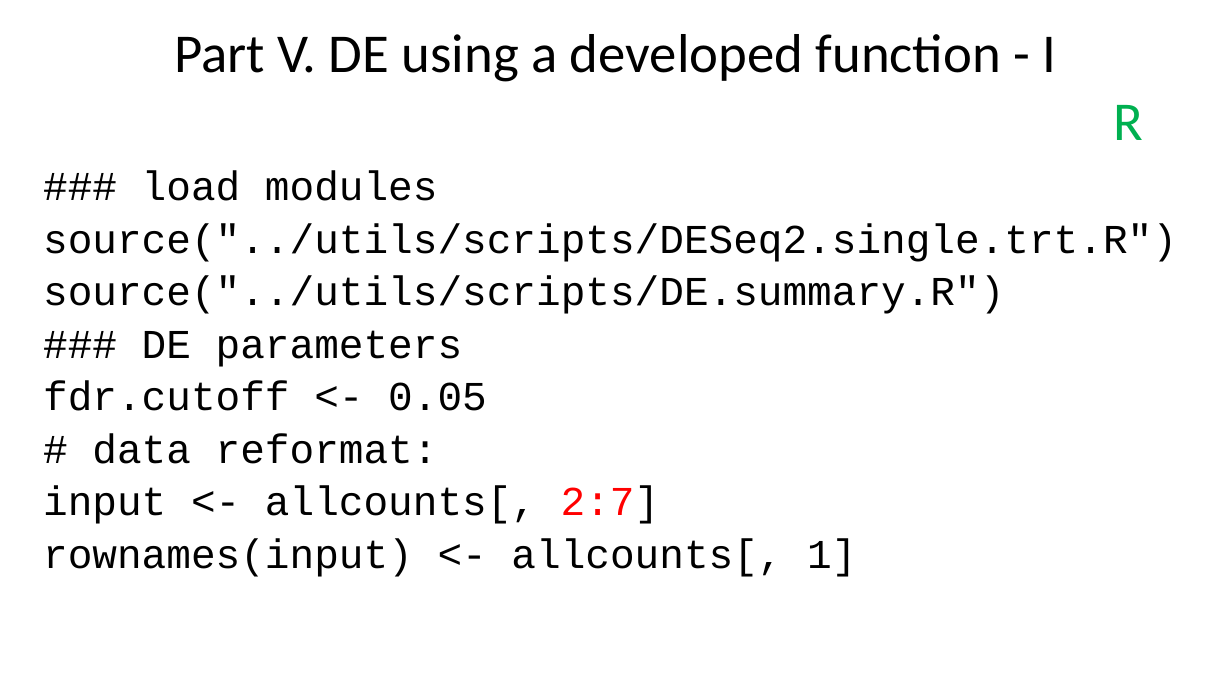
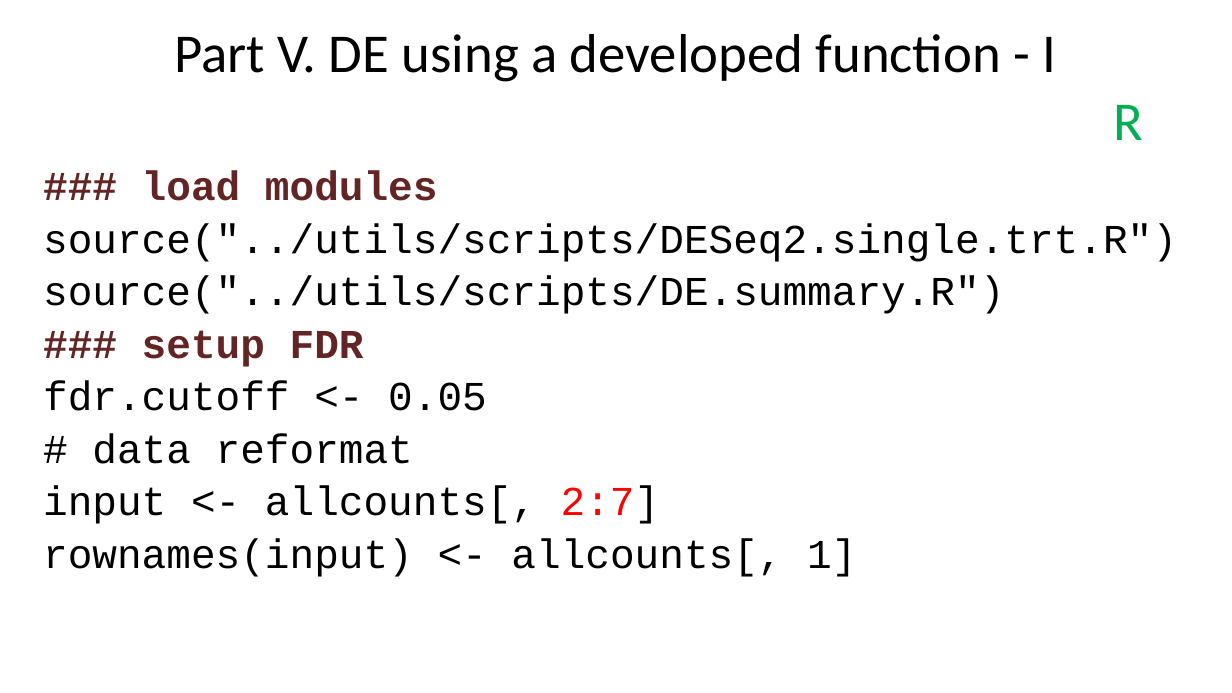
Before and after one commit to liu3zhenlab/teaching, a slide deck: slide 32 of PLPTH813Bioinformatis/2025/2_lab/lab11_DE.pptx (slide 35 before the commit). Drawn at 1232x693 pixels with LibreOffice and Linux fonts; fonts in the diff are those of the drawing. Boxes give left, top, right and bottom in pixels: in the first picture for what was removed or moved away, otherwise in the second. Text is boxed around its words. In the diff, an @@ line names an element or a change of style, - is before the commit and + after.

```diff
--- a/PLPTH813Bioinformatis/2025/2_lab/lab11_DE.pptx
+++ b/PLPTH813Bioinformatis/2025/2_lab/lab11_DE.pptx
@@ text at (x1=142, y1=170, x2=438, y2=201): text colour #000000 to #632523, bold on in "### load modules" @@
@@ text at (x1=142, y1=330, x2=364, y2=367): text changed; text colour #000000 to #632523; bold on @@
-### DE parameters
+### setup FDR
@@ text at (x1=92, y1=433, x2=413, y2=464): text changed @@
-# data reformat:
+# data reformat
```
Also in this commit, not shown: 8 other slides changed, 4 slides added, 3 slides removed.
